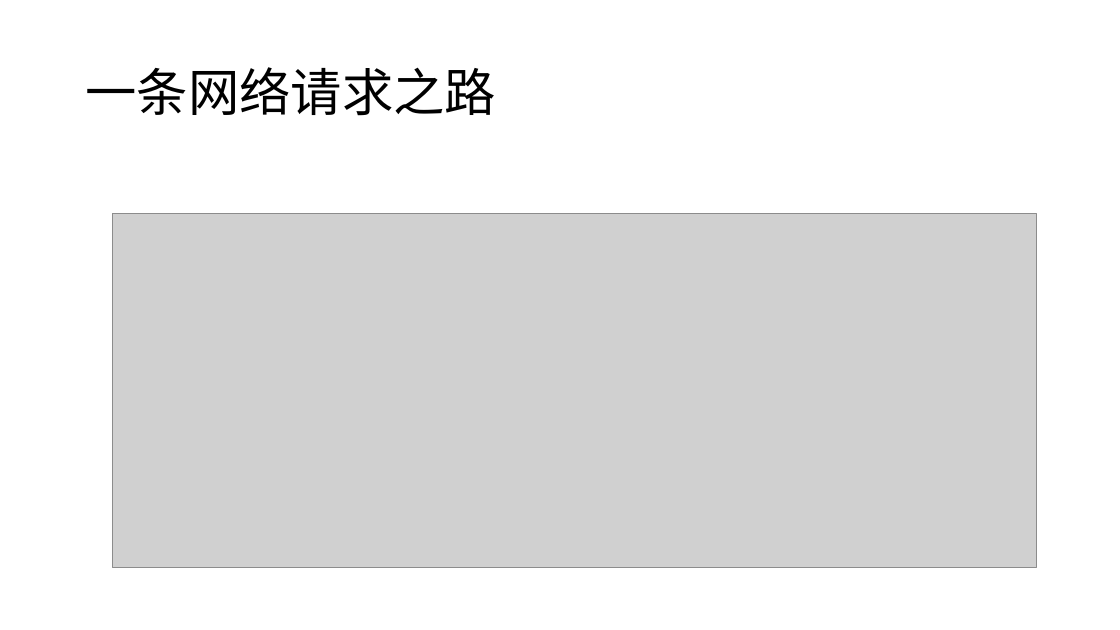
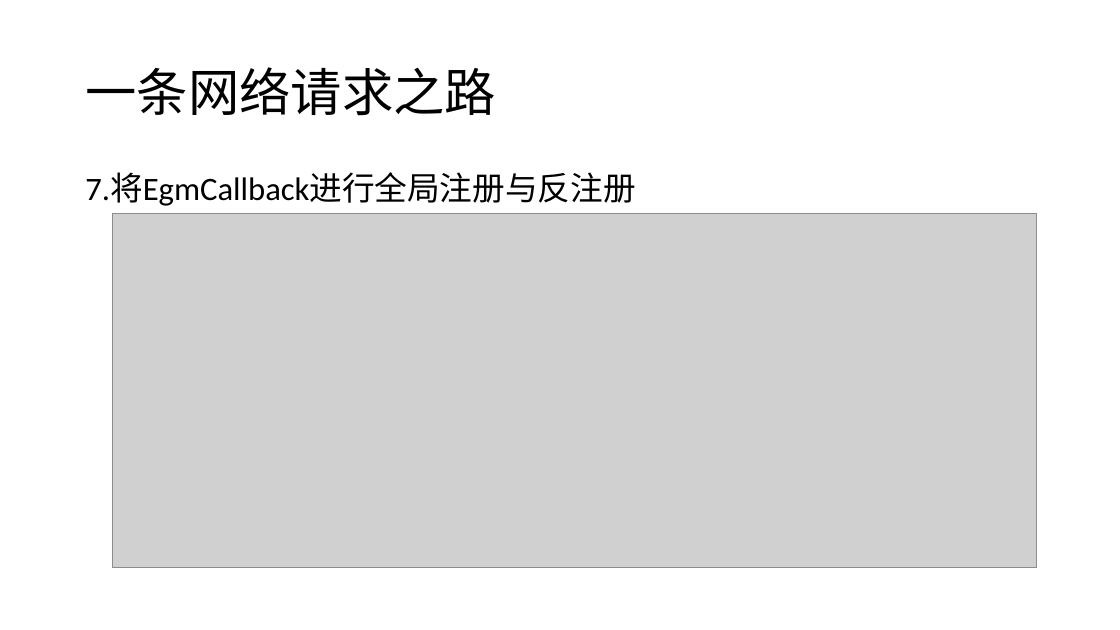
Before and after one commit to daisongsong1991/ppt, a slide deck: slide 12 of net_ppt.pptx (slide 11 before the commit). Drawn at 1120x630 pixels with LibreOffice and Linux fonts; fonts in the diff are those of the drawing; grey boxes stand for pictures. Boxes give left, top, right and bottom in pixels: in the first picture for what was removed or moved away, otherwise in the second. Text is boxed around its words. In the diff, an @@ line names an element or a change of style, - is before the commit and + after.

```diff
--- a/net_ppt.pptx
+++ b/net_ppt.pptx
@@ text added at (85, 173, 635, 206), 28 pt, text #000000 @@
+7.将EgmCallback进行全局注册与反注册
```
Also in this commit, not shown: 4 other slides changed, 6 slides added, 3 slides removed, 4 other files.
